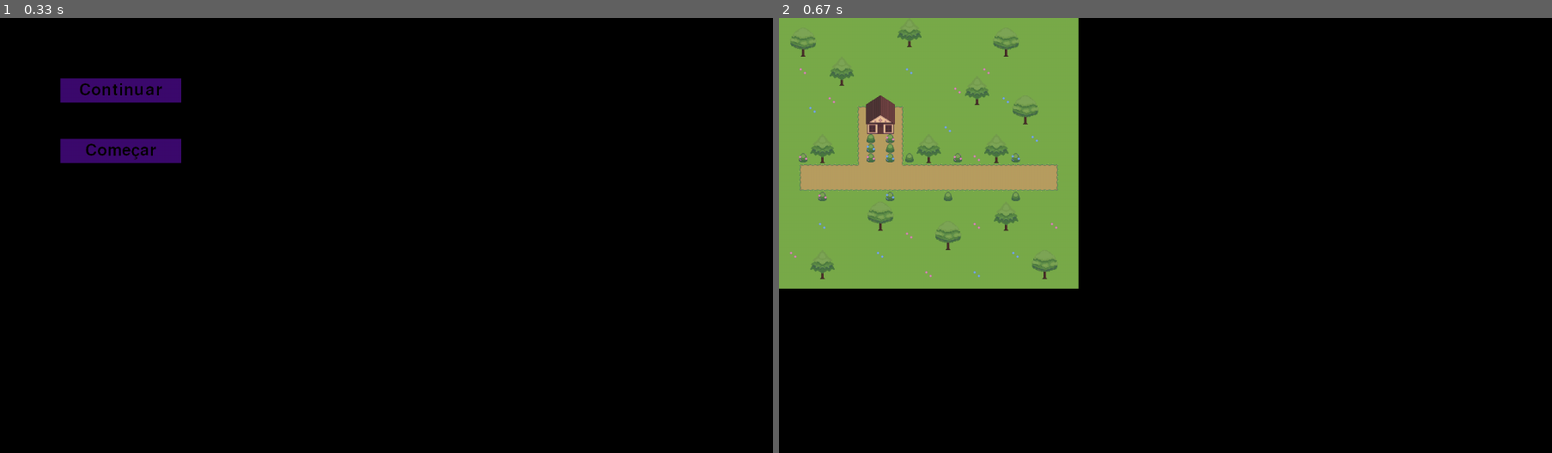
Above: before the commit, frames 1-2 (left to right).
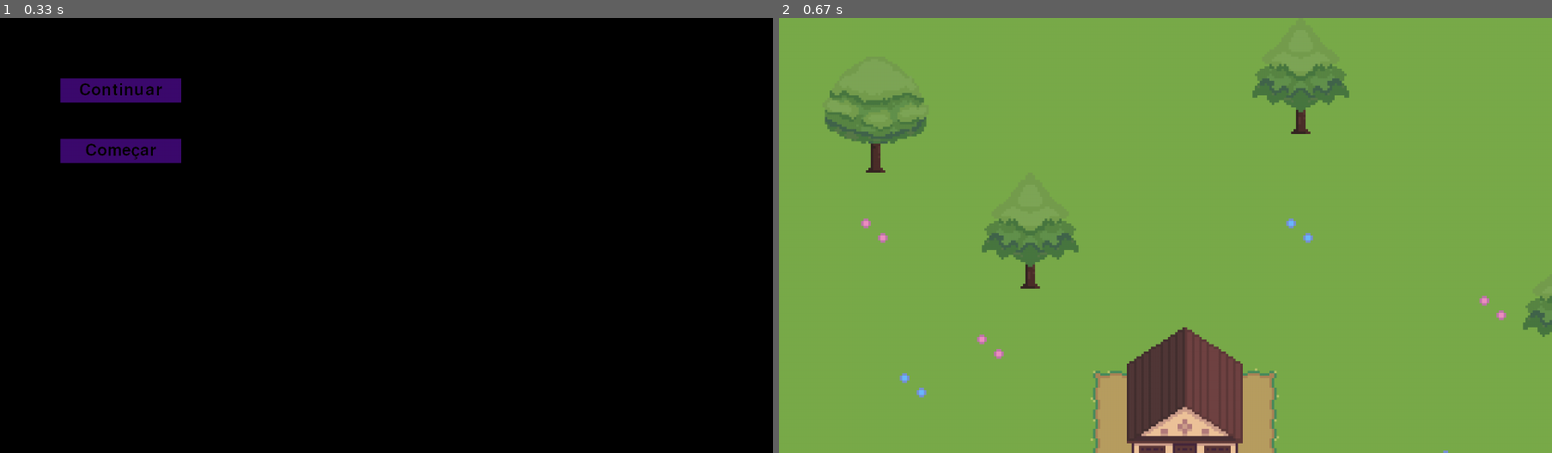
Above: after the commit, the same moments.

Repository: cabral-tiago/pygame-evert
Game: pygame game, started from main.py
The game is run twice, just before and just after one commit, with the same random seed, the same clock (stepped at 60 frames per second) and the same inputs.
Inputs (mouse positions are in pixels of both pictures, inside the frame that each line leads up to):
- Up to frame 1 (0.33 s): no input
- Up to frame 2 (0.67 s): click (902, 91) at 0.38 s

Frame 1 is identical in both runs. In frame 2, 81% of the frame differs, in the area x 0-100%, y 0-100%.

Commit message:
[Add] Tileset scale
Adds scale parameter for Tilesets

Diff:
--- a/assets/levels/1/tileset_info.csv
+++ b/assets/levels/1/tileset_info.csv
@@ -1,2 +1,3 @@
 assets\images\grassy_lands.png
 16, 16
+4
--- a/classes/level.py
+++ b/classes/level.py
@@ -41,8 +41,10 @@
         with open(path+"/tileset_info.csv", "r", encoding="utf-8") as file:
             tileset_path = file.readline().strip()
             tile_w, tile_h = [int(x.strip()) for x in file.readline().strip().split(",")]
+            tileset_scale = int(file.readline().strip())
 
-        self.__tileset = Tileset(tileset_path, (tile_w, tile_h))
+        self.__tileset = Tileset(tileset_path, (tile_w, tile_h), tileset_scale)
+        self.__tileset_scale = tileset_scale
 
         layers_path = path + "/layers"
         layer_files = [f.name for f in os.scandir(layers_path) if f.name.endswith(".csv")]
--- a/classes/tileset.py
+++ b/classes/tileset.py
@@ -4,16 +4,19 @@
 
 
 class Tileset:
-    def __init__(self, path: str, tile_size: Tuple[int, int]) -> None:
-        self.__original_image = pygame.image.load(path)
+    def __init__(self, path: str, tile_size: Tuple[int, int], scale: int) -> None:
+        image = pygame.image.load(path)
+        image_w, image_h = image.get_width() * scale, image.get_height() * scale
+        self.__image = pygame.transform.scale(image, (image_w, image_h))
+        self.__tile_size = (tile_size[0] * scale, tile_size[1] * scale)
         self.__tiles: list[Surface] = []
 
-        columns = self.__original_image.get_width() // tile_size[0]
-        rows = self.__original_image.get_height() // tile_size[1]
+        columns = self.__image.get_width() // self.__tile_size[0]
+        rows = self.__image.get_height() // self.__tile_size[1]
         for r in range(rows):
             for c in range(columns):
-                position = (tile_size[0] * c, tile_size[1] * r)
-                self.__tiles.append(self.__original_image.subsurface(pygame.Rect(position, tile_size)))
+                position = (self.__tile_size[0] * c, self.__tile_size[1] * r)
+                self.__tiles.append(self.__image.subsurface(pygame.Rect(position, self.__tile_size)))
 
     def get_tile(self, index: int) -> Surface:
         return self.__tiles[index]
